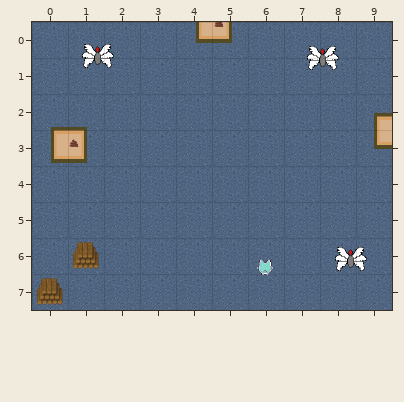
Level history. Tiled map (JSON): assets/tiled/test.json. That is the earlier state.
Cells are 64x64 px. Shown: x 0..9, y 0..7.
Now the later version:
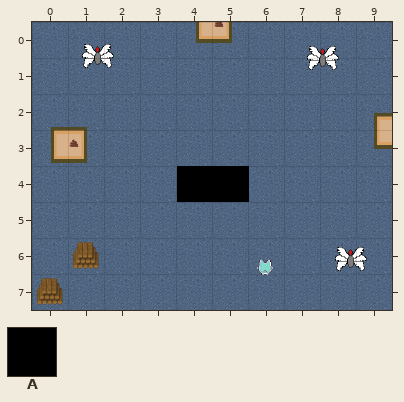
Key: from "room_tileset": A 113.
Objects are placed by their top-left corner, in cells (3,4 is the top-left corner of cell 3,4); size is 1x1 cell unless given.
The exact change:
Layer "holes" (added):
A new object: A at 4,4.
A new object: A at 5,4.
Changed places in both pictures, as pixel boxes (x1, y1, x2, y2):
added: (177, 166, 249, 202)
